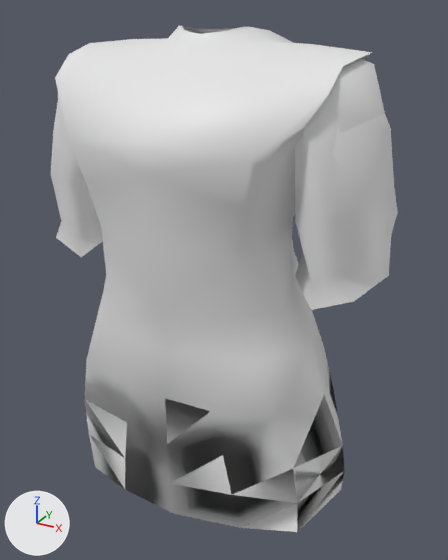
Two versions of the glTF model assets/third_party/wildfire_garments/field_issues.glb, one commit apart.
Rendered twice from a 50 mm camera at (0.561, -0.941, 1.515) aimed at (0.006, 0.068, 1.011). The lights are fixed; the arrows at lower left show +X, +Y and +Z. The picture after the commit comes second. Vertices at exactly the same position are counted once.

Names of what the first picture shows: 'ArcherIssue', 'GuardIssue', 'RegularIssue'.
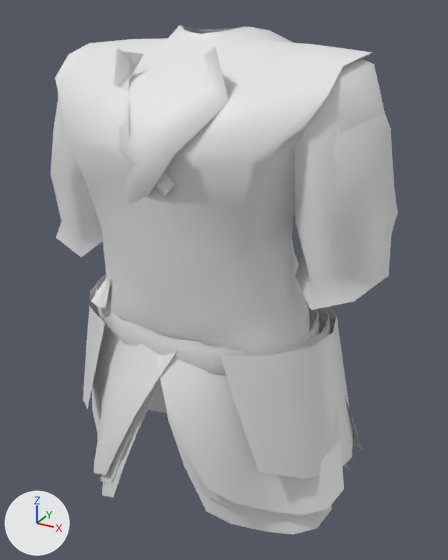
Where the change shows, as pixel boxes (x1, y1, x2, y2) in the pictures (448 x 560 px):
'GuardIssue', reshaped
    before: (55, 26, 385, 532)
    after: (55, 26, 385, 515)
'RegularIssue', reshaped
    before: (181, 26, 398, 310)
    after: (102, 26, 398, 535)
'ArcherIssue', reshaped (mostly hidden)
    before: (51, 26, 340, 310)
    after: (51, 26, 340, 519)
part 1 of me_regularissue, added (mostly hidden)
    after: (162, 309, 320, 347)
part 2 of me_regularissue, added (mostly hidden)
    after: (148, 310, 350, 470)
part 3 of me_regularissue, added
    after: (102, 380, 161, 497)
part 4 of me_regularissue, added (mostly hidden)
    after: (164, 323, 332, 535)
part 5 of me_guardissue, added
    after: (95, 273, 330, 374)
part 6 of me_guardissue, added (mostly hidden)
    after: (316, 309, 362, 450)
part 7 of me_guardissue, added
    after: (92, 326, 177, 475)
part 8 of me_guardissue, added
    after: (156, 326, 344, 515)
part 9 of me_guardissue, added
    after: (83, 285, 105, 409)
part 10 of me_guardissue, added
    after: (220, 306, 353, 479)
part 11 of me_guardissue, built on
    before: (85, 284, 344, 532)
    after: (100, 284, 310, 356)
part 12 of me_archerissue, added (mostly hidden)
    after: (125, 309, 318, 350)
part 13 of me_archerissue, added (mostly hidden)
    after: (101, 359, 172, 483)
part 14 of me_archerissue, added (mostly hidden)
    after: (168, 327, 319, 519)
part 15 of me_archerissue, added
    after: (91, 47, 229, 308)
part 16 of me_archerissue, added
    after: (114, 48, 175, 199)

Diff of the bpy script that builds the scene:
```diff
--- a/assets/third_party/wildfire_garments/field_issues.glb.py
+++ b/assets/third_party/wildfire_garments/field_issues.glb.py
@@ me_regularissue @@
 # used by ob_regularissue; location = (0.0, 0.0, 0.0)
-me_regularissue.from_pydata(...)  # 190 vertices, 354 faces; spans x -0.346..0.346, y -0.175..0.204, z 0.531..1.486
+me_regularissue.from_pydata(...)  # 322 vertices, 500 faces; spans x -0.346..0.346, y -0.19..0.299, z 0.501..1.486
+# me_regularissue part 1: a new loose piece of 51 vertices spanning x -0.229..0.229, y -0.152..0.176, z 0.931..1.005
+# me_regularissue part 2: a new loose piece of 50 vertices spanning x -0.305..0.287, y -0.006..0.299, z 0.501..0.98
+# me_regularissue part 3: a new loose piece of 35 vertices spanning x -0.304..0.037, y -0.19..0.03, z 0.536..0.98
+# me_regularissue part 4: a new loose piece of 35 vertices spanning x -0.022..0.296, y -0.188..0.039, z 0.579..0.98
+# other edits to the shape of me_regularissue do not show in these pictures
@@ me_guardissue @@
 # used by ob_guardissue; location = (0.0, 0.0, 0.0)
-me_guardissue.from_pydata(...)  # 224 vertices, 402 faces; spans x -0.339..0.339, y -0.191..0.271, z 0.539..1.486
+me_guardissue.from_pydata(...)  # 396 vertices, 584 faces; spans x -0.339..0.339, y -0.197..0.309, z 0.561..1.486
+# me_guardissue part 5: a new loose piece of 51 vertices spanning x -0.25..0.25, y -0.159..0.186, z 0.931..1.005
+# me_guardissue part 6: a new loose piece of 50 vertices spanning x -0.326..0.307, y -0.005..0.309, z 0.561..0.98
+# me_guardissue part 7: a new loose piece of 35 vertices spanning x -0.325..0.041, y -0.197..0.033, z 0.596..0.98
+# me_guardissue part 8: a new loose piece of 35 vertices spanning x -0.024..0.316, y -0.194..0.042, z 0.639..0.98
+# me_guardissue part 9: a new loose piece of 32 vertices spanning x -0.305..-0.034, y -0.155..0.267, z 0.694..0.982
+# me_guardissue part 10: a new loose piece of 32 vertices spanning x 0.034..0.305, y -0.155..0.267, z 0.694..0.982
+# me_guardissue part 11
+# 81 vertices are removed from x -0.299..0.299, y -0.147..0.271, z 0.539..0.96
+# 160 faces are deleted
+# 18 vertices are added at x -0.231..0.231, y -0.142..0.158, z 0.968
+# 26 new faces join them
@@ me_archerissue @@
 # used by ob_archerissue; location = (0.0, 0.0, 0.0)
-me_archerissue.from_pydata(...)  # 205 vertices, 378 faces; spans x -0.35..0.344, y -0.171..0.244, z 0.638..1.486
+me_archerissue.from_pydata(...)  # 355 vertices, 536 faces; spans x -0.35..0.344, y -0.199..0.3, z 0.549..1.486
+# me_archerissue part 12: a new loose piece of 51 vertices spanning x -0.229..0.229, y -0.153..0.177, z 0.931..1.005
+# me_archerissue part 13: a new loose piece of 35 vertices spanning x -0.304..0.037, y -0.191..0.03, z 0.576..0.98
+# me_archerissue part 14: a new loose piece of 35 vertices spanning x -0.022..0.296, y -0.188..0.039, z 0.619..0.98
+# me_archerissue part 15: a new loose piece of 21 vertices spanning x -0.171..0.114, y -0.199..-0.053, z 1.0..1.465
+# me_archerissue part 16: 12 vertices added at x -0.108..0.052, y -0.19..-0.08, z 1.243..1.457
+# other edits to the shape of me_archerissue do not show in these pictures
```
